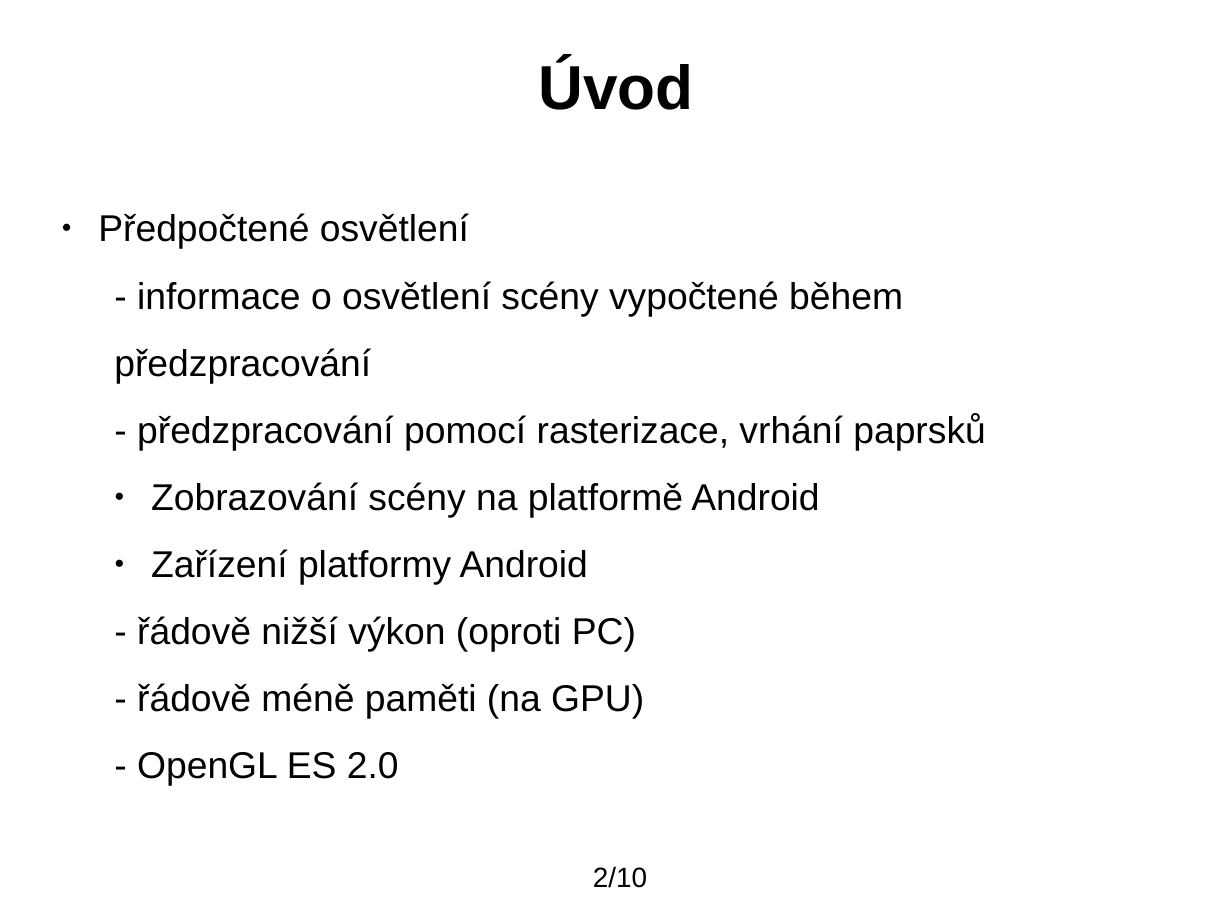
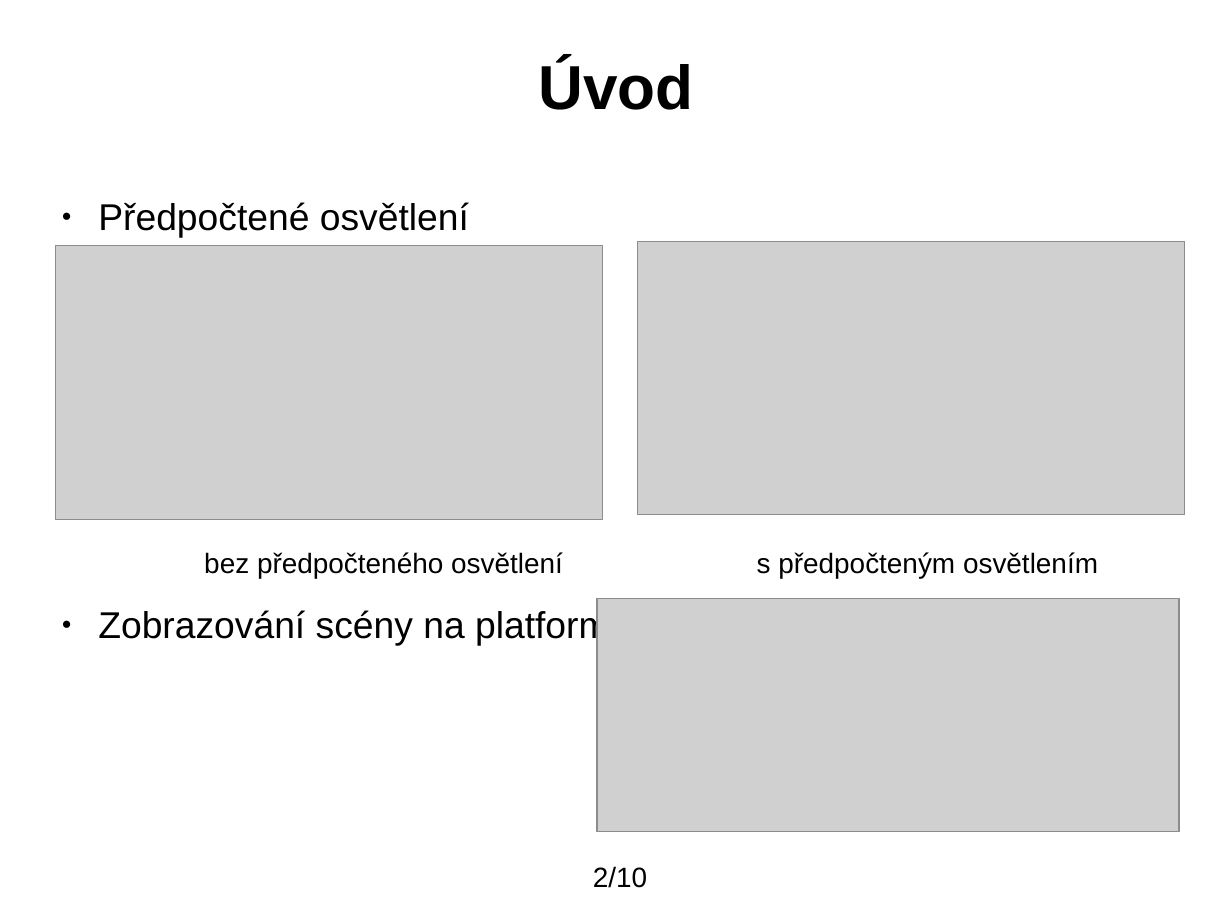
Before and after one commit to blankdeveloper/Open4speed, a slide deck: slide 2 of presentation-CZ/prezentace.odp. Drawn at 1232x924 pixels with LibreOffice and Linux fonts; fonts in the diff are those of the drawing; grey boxes stand for pictures; background and template pictures are left out. Boxes give left, top, right and bottom in pixels: in the first picture for what was removed or moved away, otherwise in the second. Text is boxed around its words. In the diff, an @@ line names an element or a change of style, - is before the commit and + after.

Commit message:
Final presentation added

```diff
--- a/presentation-CZ/prezentace.odp
+++ b/presentation-CZ/prezentace.odp
@@ subtitle "Předpočtené osvětlení": place and size @@
-subtitle "Předpočtené osvětlení" at (98, 213, 986, 786)
+subtitle "Předpočtené osvětlení" at (98, 202, 1098, 646)
@@ picture added at (56, 246, 603, 520) @@
@@ picture added at (638, 241, 1185, 515) @@
@@ subtitle at (137, 549, 644, 786): paragraphs removed @@
-● Zařízení platformy Android
-  - řádově nižší výkon (oproti PC)
-  - řádově méně paměti (na GPU)
-  - OpenGL ES 2.0
@@ subtitle at (204, 552, 1098, 578): text changed; size 24 to 18 pt @@
-  - informace o osvětlení scény vypočtené během předzpracování
-  - předzpracování pomocí rasterizace, vrhání paprsků
+● bez předpočteného osvětlení s předpočteným osvětlením
@@ picture added at (597, 598, 1179, 831) @@
```
Also in this commit, not shown: 8 other slides changed, 5 other files.
